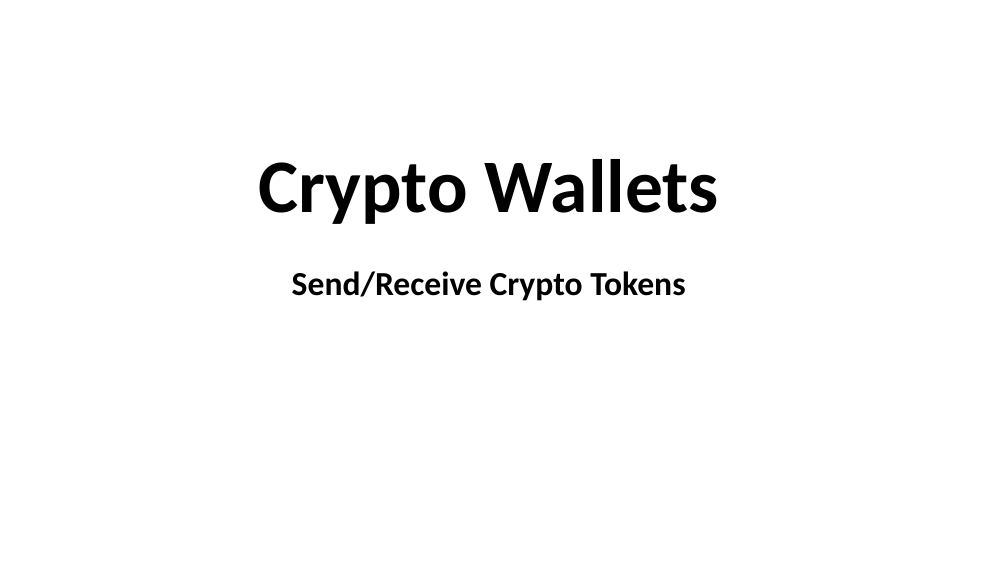
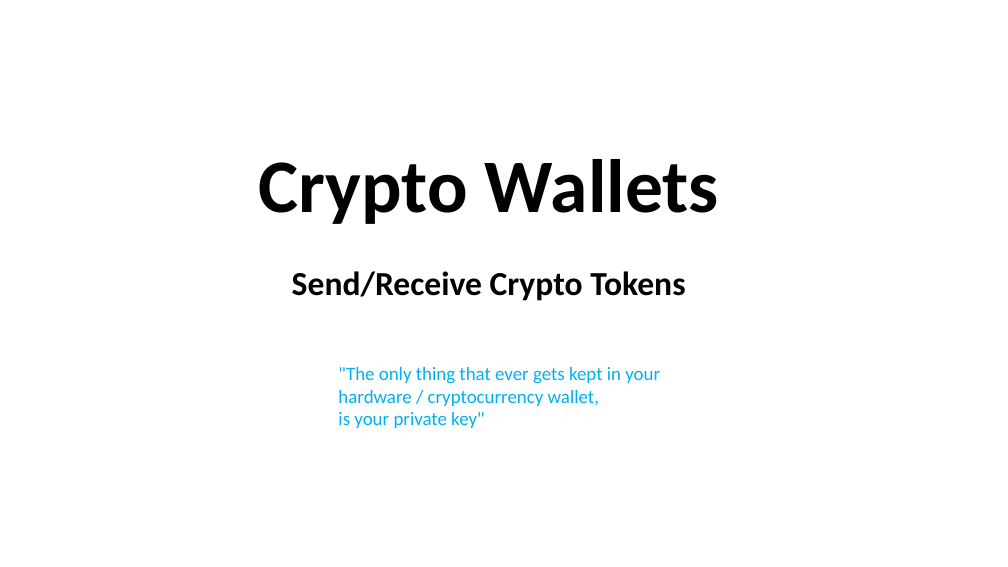
Before and after one commit to lselector/crypto, a slide deck: slide 1 of crypto_07_wallets.pptx. Drawn at 1008x567 pixels with LibreOffice and Linux fonts; fonts in the diff are those of the drawing. Boxes give left, top, right and bottom in pixels: in the first picture for what was removed or moved away, otherwise in the second. Text is boxed around its words. In the diff, an @@ line names an element or a change of style, - is before the commit and + after.

```diff
--- a/crypto_07_wallets.pptx
+++ b/crypto_07_wallets.pptx
@@ text added at (x1=338, y1=367, x2=660, y2=428), 18 pt, text #00B0F0 @@
+"The only thing that ever gets kept in your
+hardware / cryptocurrency wallet,
+is your private key"
```
Also in this commit, not shown: 5 other slides changed, 1 slide added, 1 slide removed.
